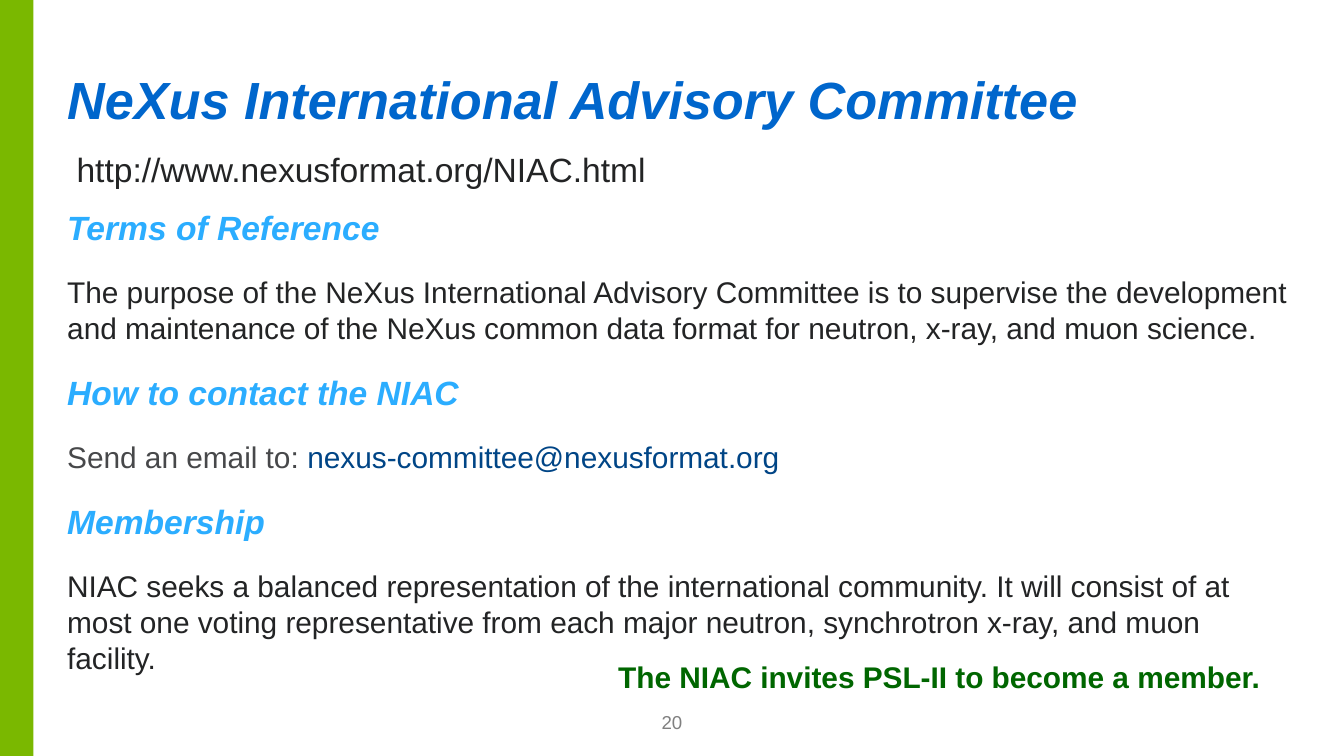
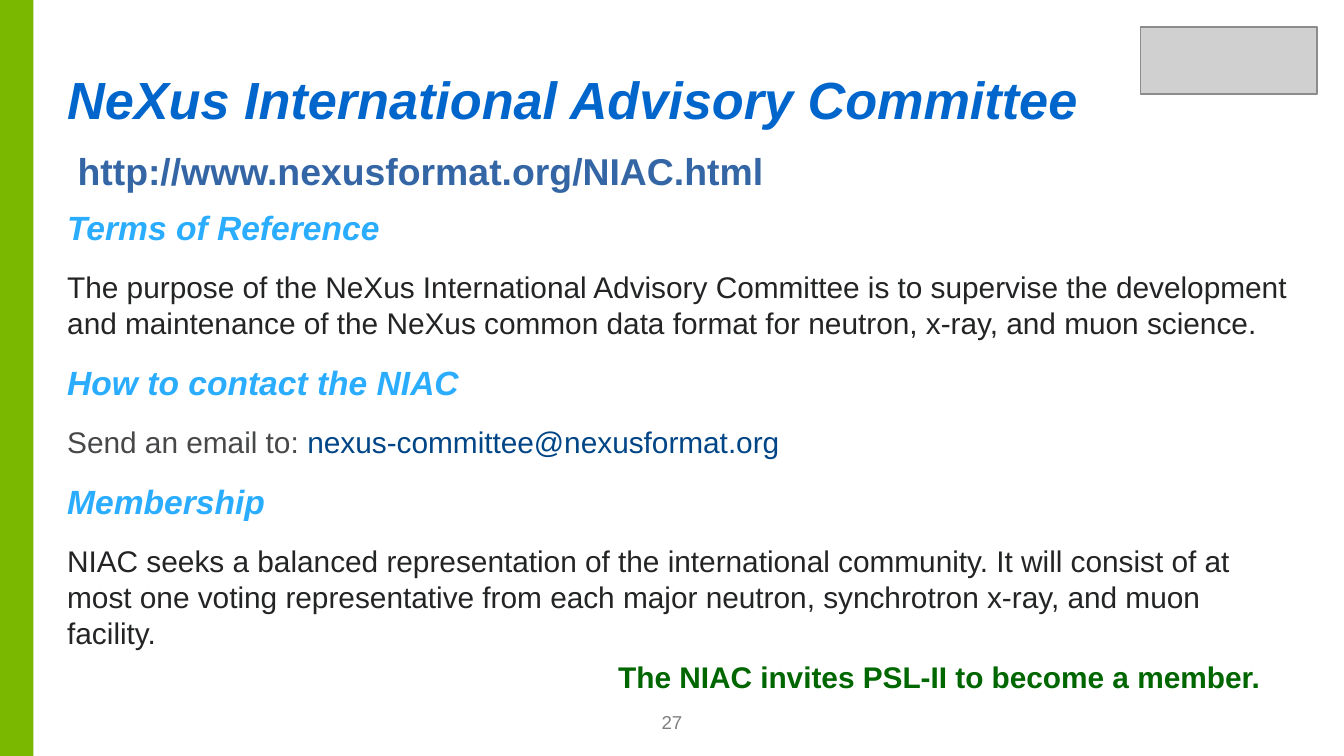
Before and after one commit to nexusformat/communications, a slide deck: slide 27 of 2017/NeXus-Intro.odp (slide 20 before the commit). Drawn at 1344x756 pixels with LibreOffice and Linux fonts; fonts in the diff are those of the drawing; grey boxes stand for pictures; background and template pictures are left out. Boxes give left, top, right and bottom in pixels: in the first picture for what was removed or moved away, otherwise in the second. Text is boxed around its words. In the diff, an @@ line names an element or a change of style, - is before the commit and + after.

```diff
--- a/2017/NeXus-Intro.odp
+++ b/2017/NeXus-Intro.odp
@@ picture added at (1141,27,1317,94) @@
@@ text "http://www.nexusformat.org/NIAC.html" at (78,158,764,193): size 18 to 20 pt, text colour #232425 to #3465A4, bold on; less space between paragraphs @@
@@ text "Terms of Reference" at (67,215,1287,649): less space between paragraphs @@
@@ page number at (662,716,683,729): text changed @@
-20
+27
```
Also in this commit, not shown: 18 other slides changed, 11 slides added, 6 slides removed, 1 other file.
